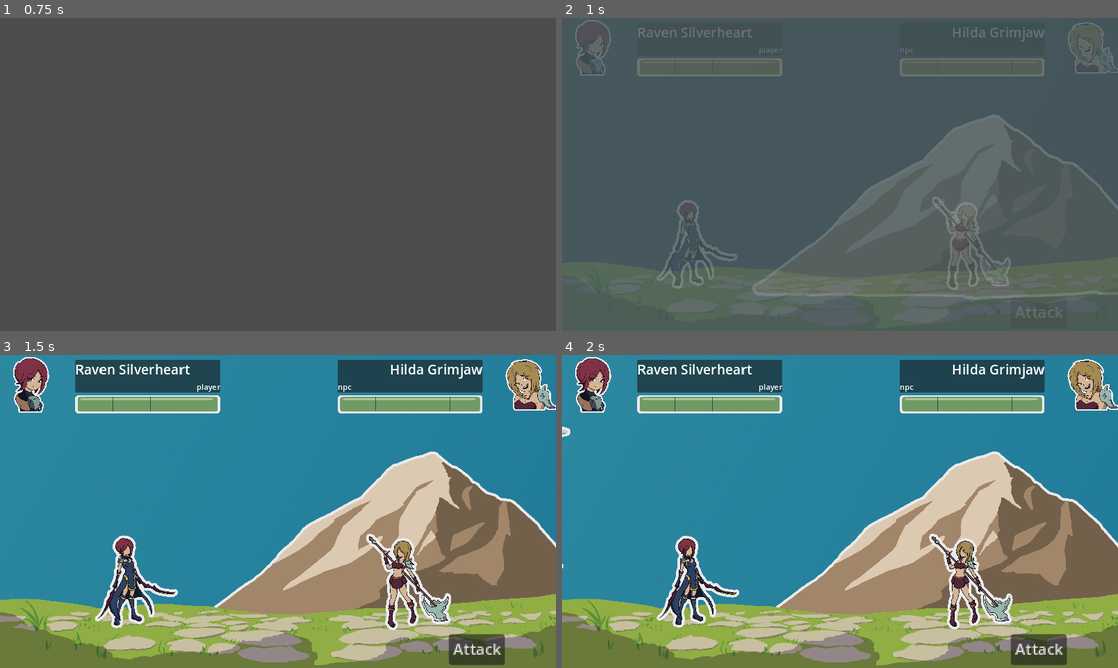
Above: before the commit, frames 1-4 (two rows, left to right).
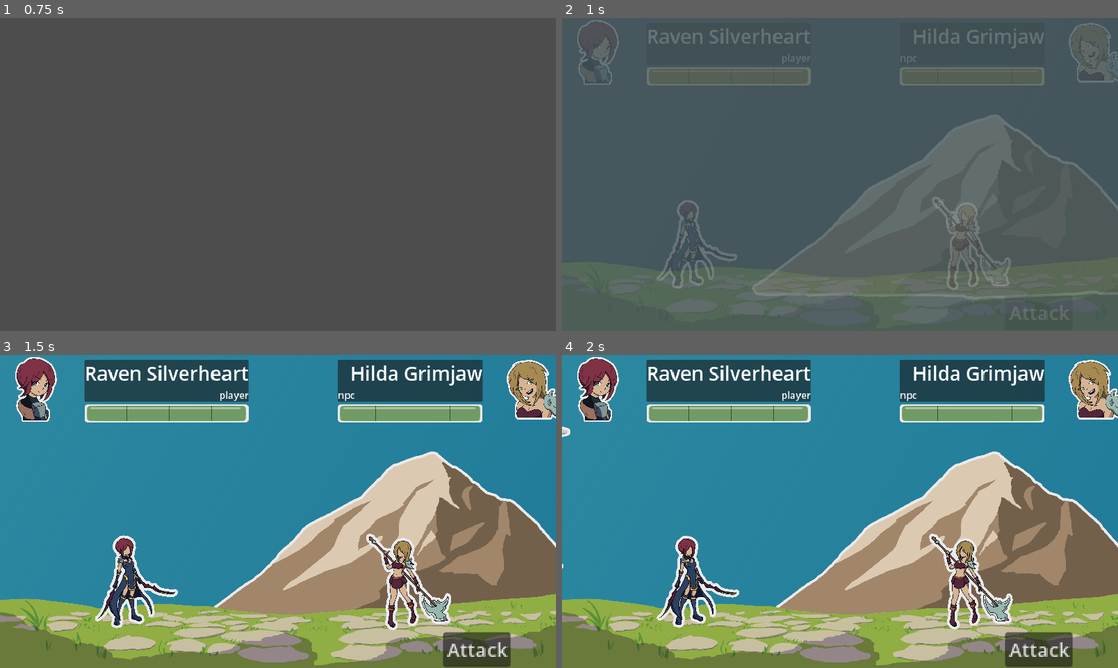
Above: after the commit, the same moments.

Repository: MajorZiploc/sticker_book_moments
Game: Godot game, scene res://title_scene.tscn
Same seed, same stepped clock (60 frames per second), same inputs: the game is played once before the commit and once after it.
Inputs (mouse positions are in pixels of both pictures, inside the frame that each line leads up to):
- Up to frame 1 (0.75 s): click "Play" at 0.5 s
- Up to frame 2 (1 s): no input
- Up to frame 3 (1.5 s): tap Enter (ui_accept) at 1.25 s; move the mouse to (400, 495) at 1.27 s; hold D (right) from 1.28 s (still down); hold F from 1.28 s (still down); click (400, 495) at 1.42 s
- Up to frame 4 (2 s): keep holding D (right); keep holding F; tap Enter (ui_accept) at 1.52 s

Frame 1 is identical in both runs. In frame 2, 3.1% of the frame differs, in the area x 2-100%, y 0-97%; in frame 3, 9.4%, in the area x 2-100%, y 0-100%; in frame 4, 9.4%.

Commit message:
^theme font sizes and use themes

Diff:
--- a/lvls/battle_scene.tscn
+++ b/lvls/battle_scene.tscn
@@ -169,7 +169,7 @@
 
 [node name="name" type="Label" parent="ui_root/ui/player_info/hbox/margin/vbox/panel/vbox"]
 layout_mode = 2
-theme_type_variation = &"HeaderLarge"
+theme_type_variation = &"HeaderMedium"
 text = "name"
 
 [node name="controller" type="Label" parent="ui_root/ui/player_info/hbox/margin/vbox/panel/vbox"]
@@ -218,7 +218,7 @@
 
 [node name="name" type="Label" parent="ui_root/ui/npc_info/hbox/margin/vbox/panel/vbox"]
 layout_mode = 2
-theme_type_variation = &"HeaderLarge"
+theme_type_variation = &"HeaderMedium"
 text = "name"
 horizontal_alignment = 2
 
@@ -270,7 +270,7 @@
 
 [node name="title" type="Label" parent="ui_root/ui/npc_turn"]
 layout_mode = 2
-theme_override_font_sizes/font_size = 70
+theme_type_variation = &"HeaderLarge"
 text = "NPC Turn"
 horizontal_alignment = 1
 
--- a/our_theme.tres
+++ b/our_theme.tres
@@ -4,6 +4,19 @@
 bg_color = Color(0.847059, 0.494118, 0.337255, 1)
 
 [resource]
+Button/font_sizes/font_size = 20
+CheckButton/font_sizes/font_size = 20
+HeaderLarge/font_sizes/font_size = 70
+HeaderMedium/font_sizes/font_size = 40
+HeaderSmall/font_sizes/font_size = 24
+HeaderXLarge/base_type = &"Label"
+HeaderXLarge/font_sizes/font_size = 100
+Label/font_sizes/font_size = 20
+MenuButton/font_sizes/font_size = 20
+OptionButton/font_sizes/font_size = 20
 ProgressBar/colors/font_color = Color(0, 0, 0, 1)
 ProgressBar/font_sizes/font_size = 20
 ProgressBar/styles/background = SubResource("StyleBoxFlat_hhojr")
+TabBar/font_sizes/font_size = 20
+Tree/font_sizes/font_size = 20
+Tree/font_sizes/title_button_font_size = 24
--- a/title_scene.tscn
+++ b/title_scene.tscn
@@ -48,13 +48,13 @@
 
 [node name="title" type="Label" parent="ui_root/ui/title_card/panel/vbox"]
 layout_mode = 2
-theme_override_font_sizes/font_size = 100
+theme_type_variation = &"HeaderXLarge"
 text = "Sticker Book"
 
 [node name="subtitle" type="Label" parent="ui_root/ui/title_card/panel/vbox"]
 layout_mode = 2
 size_flags_horizontal = 4
-theme_override_font_sizes/font_size = 40
+theme_type_variation = &"HeaderMedium"
 text = "Time Attack"
 
 [node name="play" type="Control" parent="ui_root/ui"]
Not shown, changed: README.md
